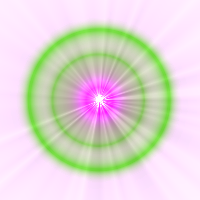
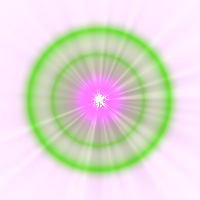
Layer changes from the first w=200, h=200 image to the second:
painted on "Background", masked it over [0, 0, 200, 200]
